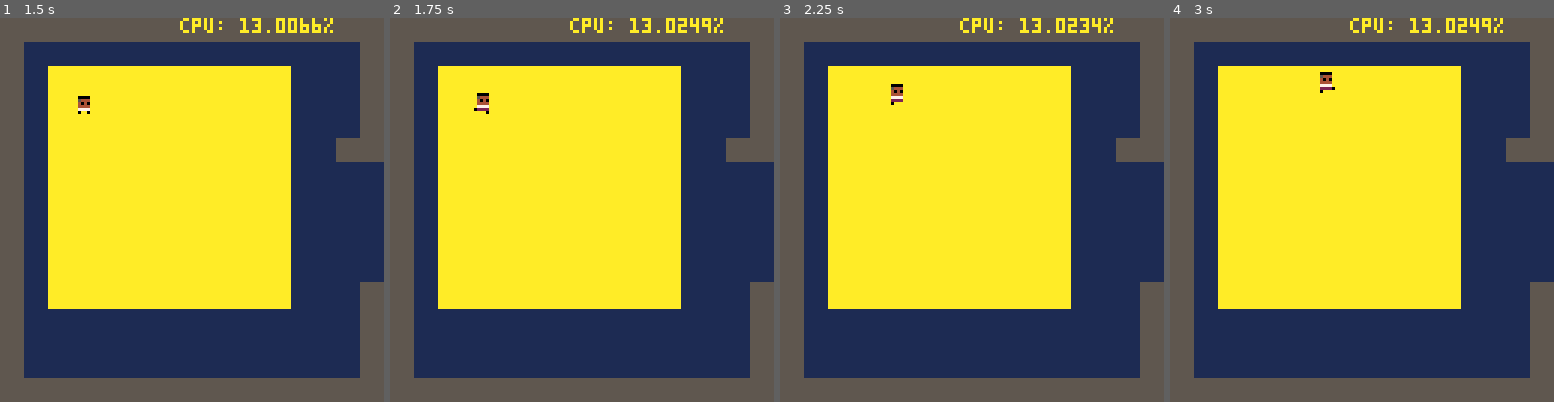
Above: before the commit, frames 1-4 (left to right).
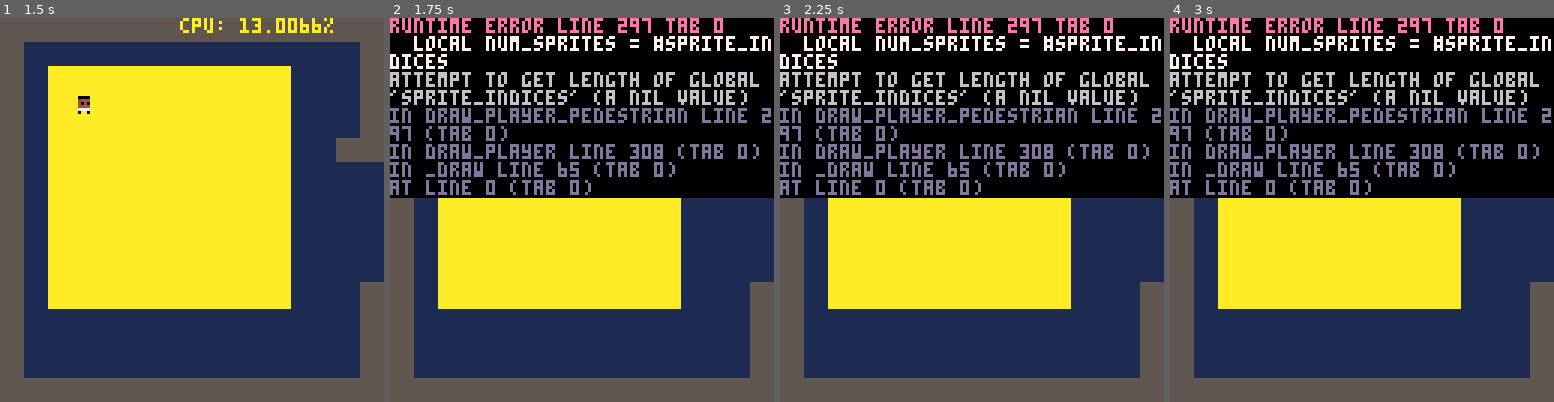
Above: after the commit, the same moments.

Repository: frojo/pico8
Game: PICO-8 cartridge carts/adventure.p8
Same seed, same stepped clock (60 frames per second), same inputs: the game is played once before the commit and once after it.
Inputs:
- Up to frame 1 (1.5 s): tap X (X key) at 0.33, 1.07 s; tap O (Z key) at 0.7 s
- Up to frame 2 (1.75 s): hold Right from 1.6 s (still down); tap O (Z key) at 1.7 s
- Up to frame 3 (2.25 s): tap X (X key) at 1.85 s; release Right at 2.1 s; tap O (Z key) at 2.1 s; hold Up from 2.15 s (still down)
- Up to frame 4 (3 s): release Up at 2.42 s; hold Right from 2.47 s (still down); tap O (Z key) at 2.5, 2.9 s; tap X (X key) at 2.97 s

Frame 1 is identical in both runs. In frame 2, 47% of the frame differs, in the area x 0-100%, y 0-47%; in frame 3, 47%; in frame 4, 47%.
Error after the commit: runtime error line 297 tab 0; local num_sprites = #sprite_indices; attempt to get length of global 'sprite_indices' (a nil value)

Commit message:
narrowed down to 2

Diff:
--- a/carts/adventure.p8
+++ b/carts/adventure.p8
@@ -294,7 +294,7 @@
 		local flipx = player.dx < 0
 		local frames_per_sprite = 2
 		if (walk_opt == 0) sprite_indices = {36, 37, 38, 39}
-		if (walk_opt == 1) sprite_indices = {40, 41, 42, 43}
+		-- if (walk_opt == 1) sprite_indices = {40, 41, 42, 43}
 		-- this one is BAD local sprite_indices = {52, 53, 54, 55}
 		if (walk_opt == 2) sprite_indices = {56, 57, 58, 59} -- this one is also bad but kind of charming lol
 		local num_sprites = #sprite_indices
@@ -390,8 +390,8 @@
 cc4040cccc5444cccc4040cccc4040cccc4040cccc4040cccc4040cccc4040cccc4040cccc4040cccc4040cccc4040cc00000000000000000000000000000000
 cc4444cccc4040cccc4444cccc4444cccc4444cccc4444cccc4444cccc4444cccc4444cccc4444cccc4444cccc4444cc00000000000000000000000000000000
 cc7777cccc4444cccc7777cccc7777cccc7777cccc7777cccc7777cccc7777cccc7777cccc7777cccc7777cccc7777cc00000000000000000000000000000000
-cc2222cccc7777cccc2222cccc2222cccc2222cccc0222cccc2222cccc2222cccc22220ccc2222ccc02222cccc2222cc00000000000000000000000000000000
-cc0cc0cccc0cc0cccc0cc0cccc0cc0ccc0ccc0ccccccc0cccc0ccccccc0ccc0ccc0cccccc0cccc0cccccc0ccc0cccc0c00000000000000000000000000000000
+cc2222cccc7777cccc2222cccc2222cccc2222cccc0222cccc2222cccc2222cccc2222cccc2222cccc2222cccc2222cc00000000000000000000000000000000
+cc0cc0cccc0cc0cccc0cc0cccc0cc0ccc0ccc0ccccccc0cccc0ccccccc0ccc0ccc0ccc0ccc0ccc0cc0ccc0ccc0ccc0cc00000000000000000000000000000000
 555555cc000000000000000000000000cccccccccccccccccccccccccccccccccccccccccccccccccccccccccccccccc00000000000000000000000000000000
 55555555000000000000000000000000cc0000cccc0000cccc0000cccc0000cccc0000cccc0000cccc0000cccc0000cc00000000000000000000000000000000
 55444455000000000000000000000000cc5444cccc5444cccc5444cccc5444cccc5444cccc5444cccc5444cccc5444cc00000000000000000000000000000000
